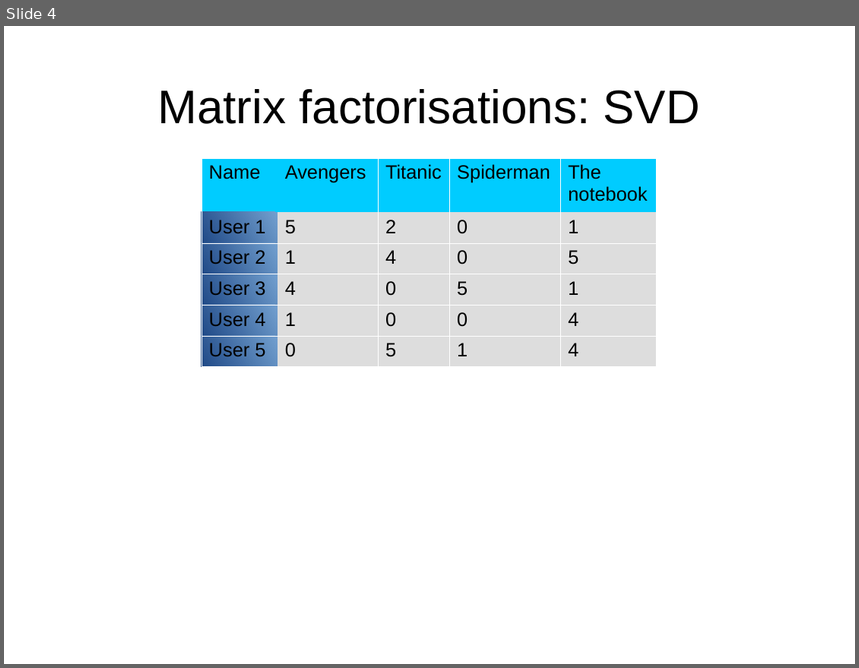
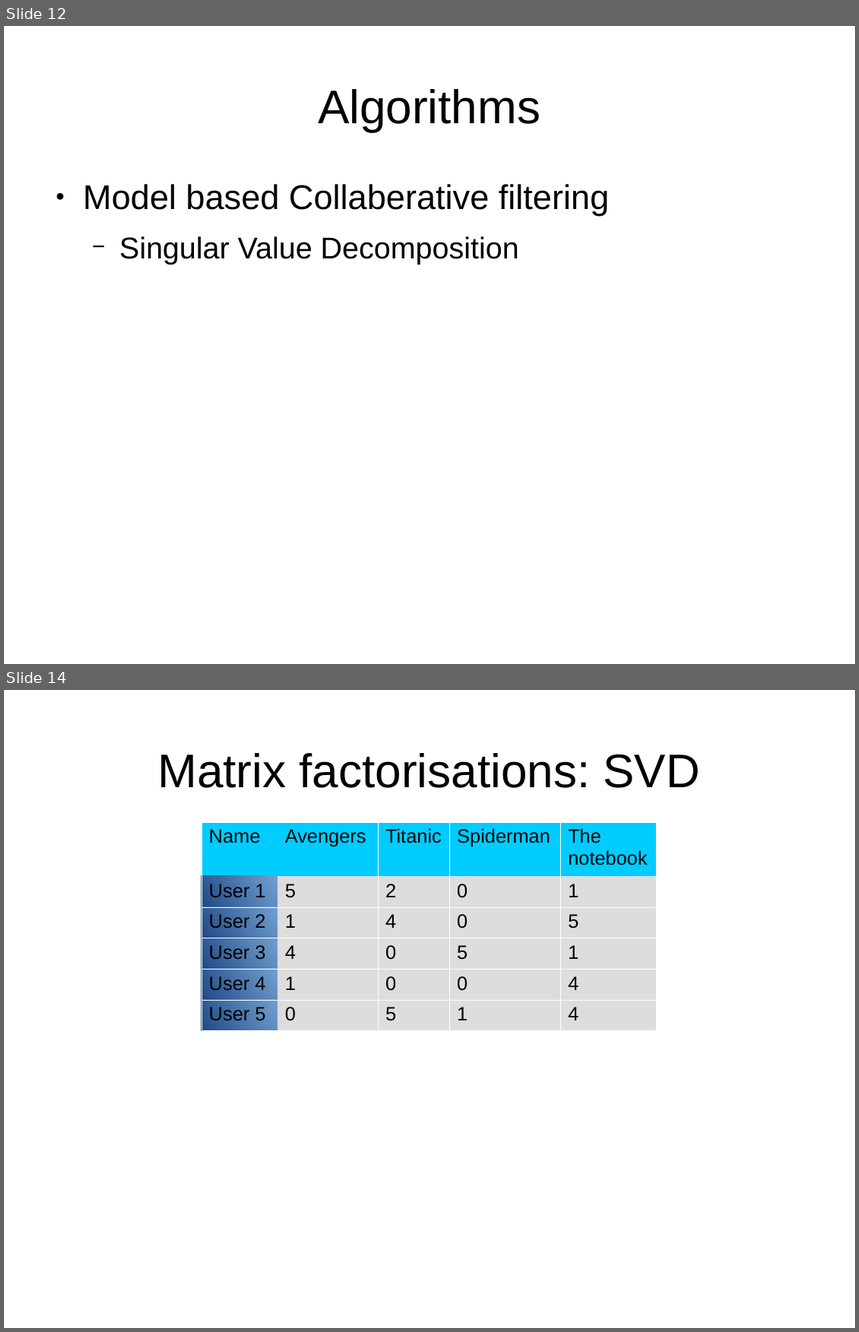
Before and after one commit to DriesSmit/Recommendation-System, a slide deck: Presentation.odp. Shown one above the other, each under a label of ours: slide 4 before the commit, slides 12 and 14 after it; the slides between them are not shown. The pictures are 859x668 and 859x1332 pixels, drawn with LibreOffice and Linux fonts; fonts in the diff are those of the drawing. Boxes give left, top, right and bottom in pixels: in the first picture for what was removed or moved away, otherwise in the second. Text is boxed around its words. In the diff, an @@ line names an element or a change of style, - is before the commit and + after.

```diff
--- a/Presentation.odp
+++ b/Presentation.odp
@@ slide 12 added at box(4, 26, 855, 664), background #FFFFFF @@
@@ title added at box(318, 89, 541, 132), 44 pt, text #000000 @@
+Algorithms
@@ text added at box(83, 184, 609, 265), 32 pt, text #000000 @@
+● Model based Collaberative filtering
+  − Singular Value Decomposition
@@ what was slide 4 is now slide 14 @@
```
Also in this commit, not shown: 3 slides changed, 10 other slides added, 1 other file.
